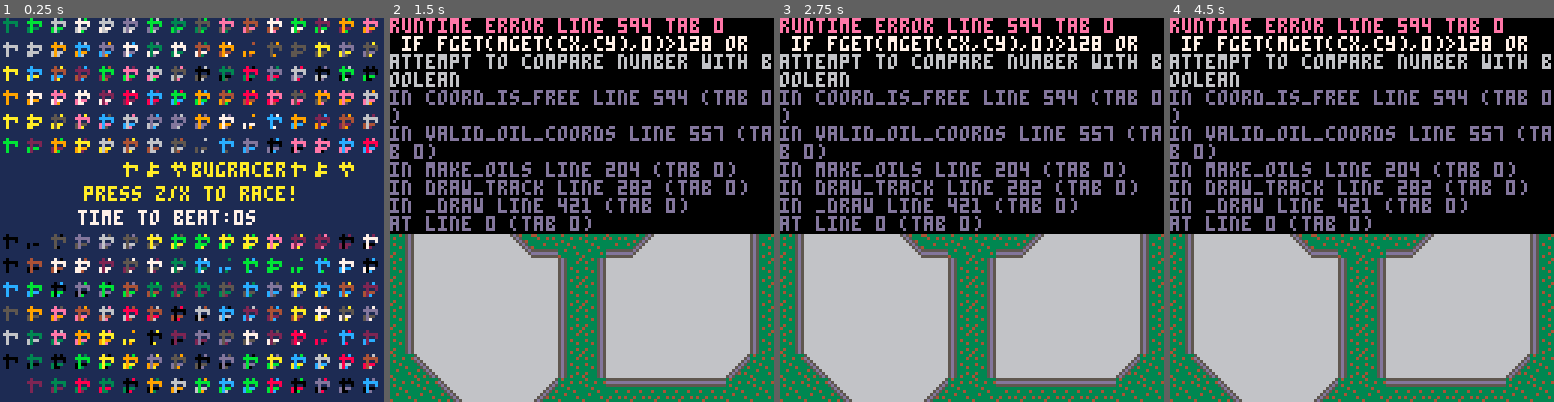
Above: before the commit, frames 1-4 (left to right).
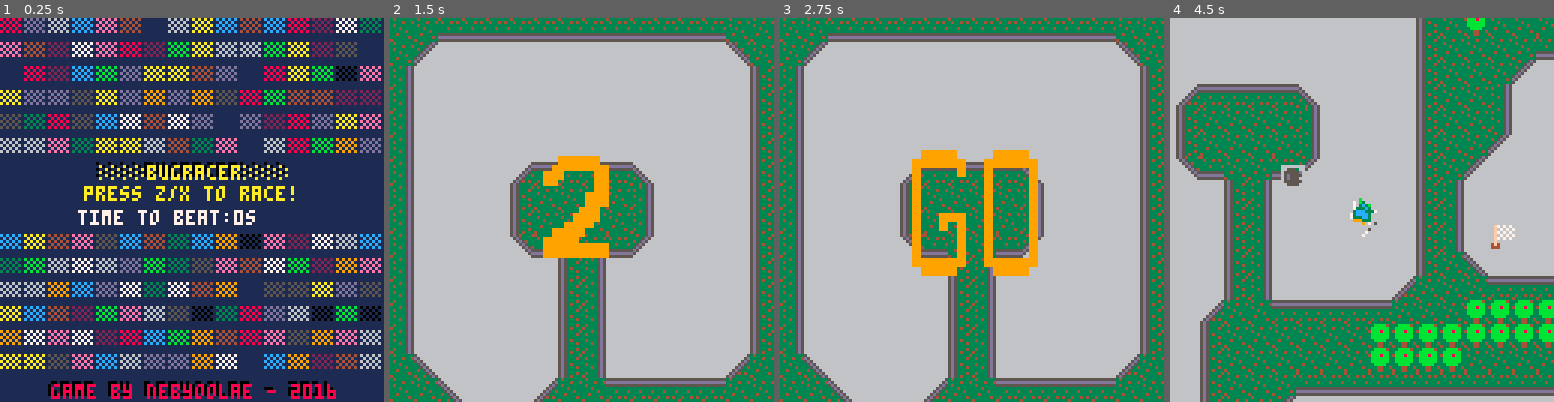
Above: after the commit, the same moments.

Repository: michaelchadwick/game-off-2016
Game: PICO-8 cartridge bugracer.p8
Two runs of this game, one before a commit and one after it. Both use one fixed random seed, a clock stepped at 60 frames per second and the inputs below.
Inputs:
- Up to frame 1 (0.25 s): no input
- Up to frame 2 (1.5 s): tap X (X key) at 0.33, 1.07 s; tap O (Z key) at 0.7 s
- Up to frame 3 (2.75 s): hold Right 1.6-2.1 s; tap O (Z key) at 1.7, 2.1, 2.5 s; tap X (X key) at 1.85 s; hold Up 2.15-2.42 s; hold Right from 2.47 s (still down)
- Up to frame 4 (4.5 s): tap O (Z key) every 0.4 s from 2.9 to 4.1 s; tap X (X key) at 2.97, 4.08 s; release Right at 3.03 s; hold Left 3.08-3.58 s; hold Down 3.63-3.97 s; hold Right from 4.02 s (still down)

The runs differ from the first frame. In frame 1, 32% of the frame differs, in the area x 0-100%, y 0-100%; in frame 2, 55%; in frame 3, 56%; in frame 4, 90%.
Error before the commit: runtime error line 594 tab 0; if fget(mget(cx,cy),0)>128 or; attempt to compare number with boolean

Commit message:
fixed countdown; more failed exhaust mangling; added credits and game restart instructions

Diff:
--- a/bugracer.p8
+++ b/bugracer.p8
@@ -164,12 +164,6 @@
  og_x=94
  og_y=100
  rot_spd=0.03125
- zoom3={}
- zoom2={}
- zoom1={}
- zoomg={}
- zoomg_count=0
- make_zooms()
  game_state=state_title
 end
 
@@ -197,6 +191,13 @@
  })
  add(cars,car)
 
+ zoom3={}
+ zoom2={}
+ zoom1={}
+ zoomg={}
+ zoomg_count=0
+ make_zooms()
+
  game_state=state_321go
 end
 
@@ -241,7 +242,7 @@
  elseif rt>0.25 and
         rt<0.5 then
   ex_x=c.x-(d*((rt*sz*3)-17))
-  ex_y=c.y-(d*((rt-0.25)*sz*4))
+  ex_y=c.y-(d*((rt-0.25)))
  elseif rt>=0.5 and
         rt<0.75 then
   ex_x=c.x-(d*((rt-0.5)*sz*3))
@@ -249,7 +250,7 @@
  elseif rt>=0.75 and
         rt<1 then
   ex_x=c.x+(d*((rt*sz*3)-25))
-  ex_y=c.y+(d*((rt*sz*4)+2))
+  ex_y=c.y+(d*((rt*sz)+2))
  else
   ex_x=c.x
   ex_y=c.y+6
@@ -265,19 +266,26 @@
     if j%8==0 then
      if i!=48 and
         i!=56 and
-        i!=64 then
-      print("�",j,i,flr(rnd(15)))
+        i!=64 and
+        i!=120 then
+      print("▒",j,i,flr(rnd(15)))
      end
     end
    end
   end
  end
- print("�bugracer�",
-  40,48,10)
+ print("░░bugracer░░",
+  32,48,0)
+ print("░░bugracer░░",
+  33,49,10)
  print("press z/x to race!",
   28,56,10)
  print("time to beat:"..get_high_score().."s",
   26,64,7)
+ print("game by nebyoolae - 2016",
+  16,121,0)
+ print("game by nebyoolae - 2016",
+  17,122,8)
 end
 
 function draw_track()
@@ -460,12 +468,16 @@
 function game_win(c)
  game_state=state_win
  c.spd=0
- rectfill(c.x-23,c.y-25,c.x+25,c.y-10,3)
- print("�you win�",c.x-20,c.y-22,7)
+ rectfill(
+  c.x-23,c.y-29,
+  c.x+37,c.y-9,3)
+ print("===you win===",
+  c.x-20,c.y-27,7)
  print(
   "time:"..round(t/30,1).."s",
-  c.x-20,
-  c.y-16,7)
+  c.x-20,c.y-21,7)
+ print("z/x to restart",
+  c.x-20,c.y-15,7)
  sfx(2)
  music(-1)
  log_score(t)
@@ -594,8 +606,10 @@
   is_free=false
  end
  --is coord on an obstacle?
- if fget(mget(cx,cy),0)>128 or
-    fget(mget(cx+csz,cy+csz),0)>128 then
+ if fget(mget(
+    cx,cy)) > 128 or
+    fget(mget(
+    cx+csz,cy+csz)) > 128 then
   is_free=false
  end
  --todo
